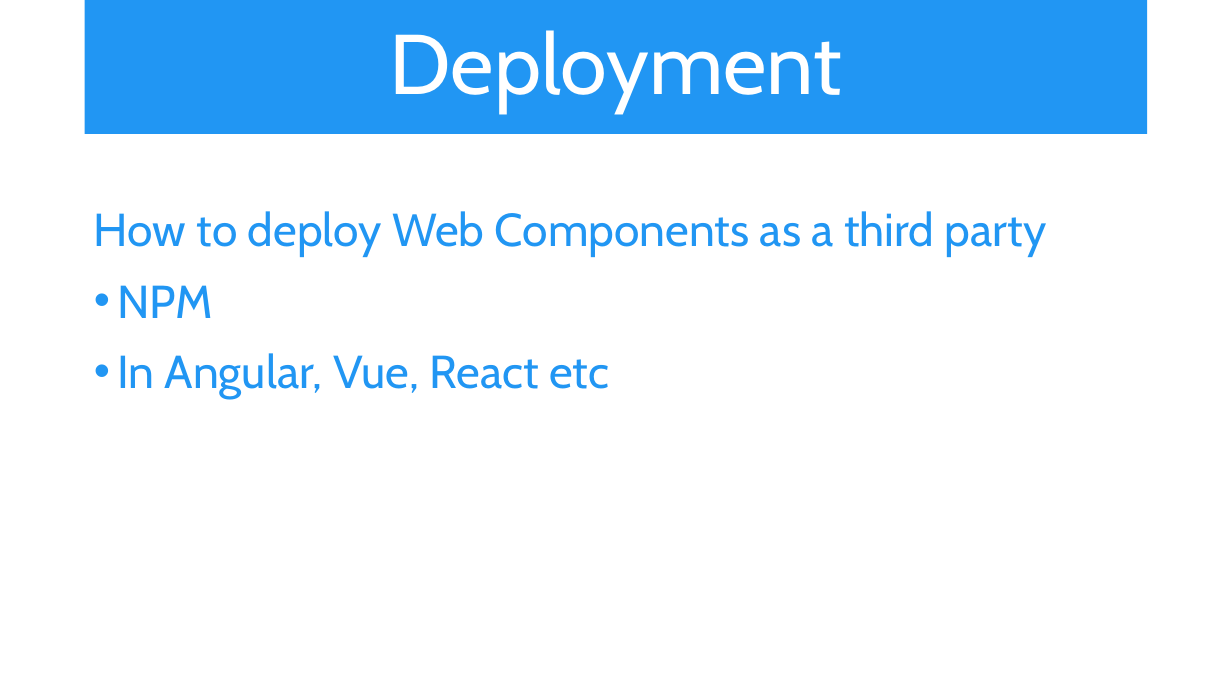
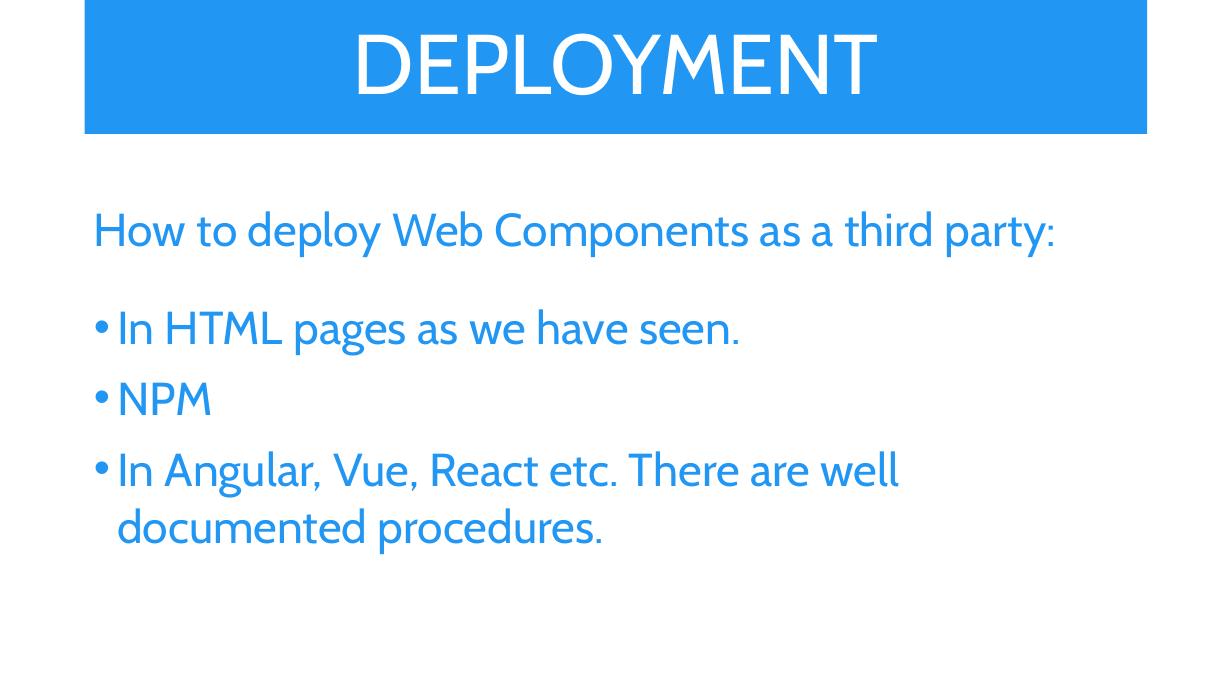
Before and after one commit to iwswordpress/WebComponents, a slide deck: slide 15 of Web-Components.pptx (slide 14 before the commit). Drawn at 1232x693 pixels with LibreOffice and Linux fonts; fonts in the diff are those of the drawing. Boxes give left, top, right and bottom in pixels: in the first picture for what was removed or moved away, otherwise in the second. Text is boxed around its words. In the diff, an @@ line names an element or a change of style, - is before the commit and + after.

```diff
--- a/Web-Components.pptx
+++ b/Web-Components.pptx
@@ title at (353, 33, 879, 95): text changed @@
-Deployment
+DEPLOYMENT
@@ text at (94, 211, 1056, 355): text changed @@
-How to deploy Web Components as a third party
+How to deploy Web Components as a third party:
+• In HTML pages as we have seen.
@@ text at (117, 451, 900, 554): text changed @@
-• In Angular, Vue, React etc
+• In Angular, Vue, React etc. There are well documented procedures.
```
Also in this commit, not shown: 4 other slides changed, 1 slide added, 52 other files.
